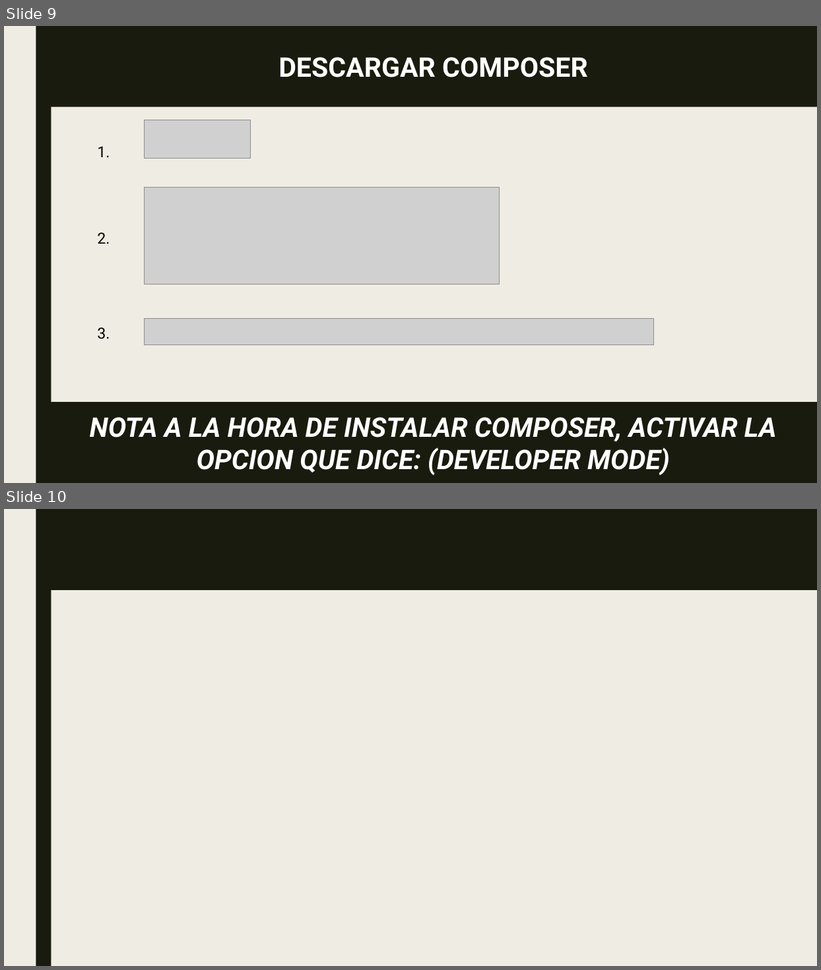
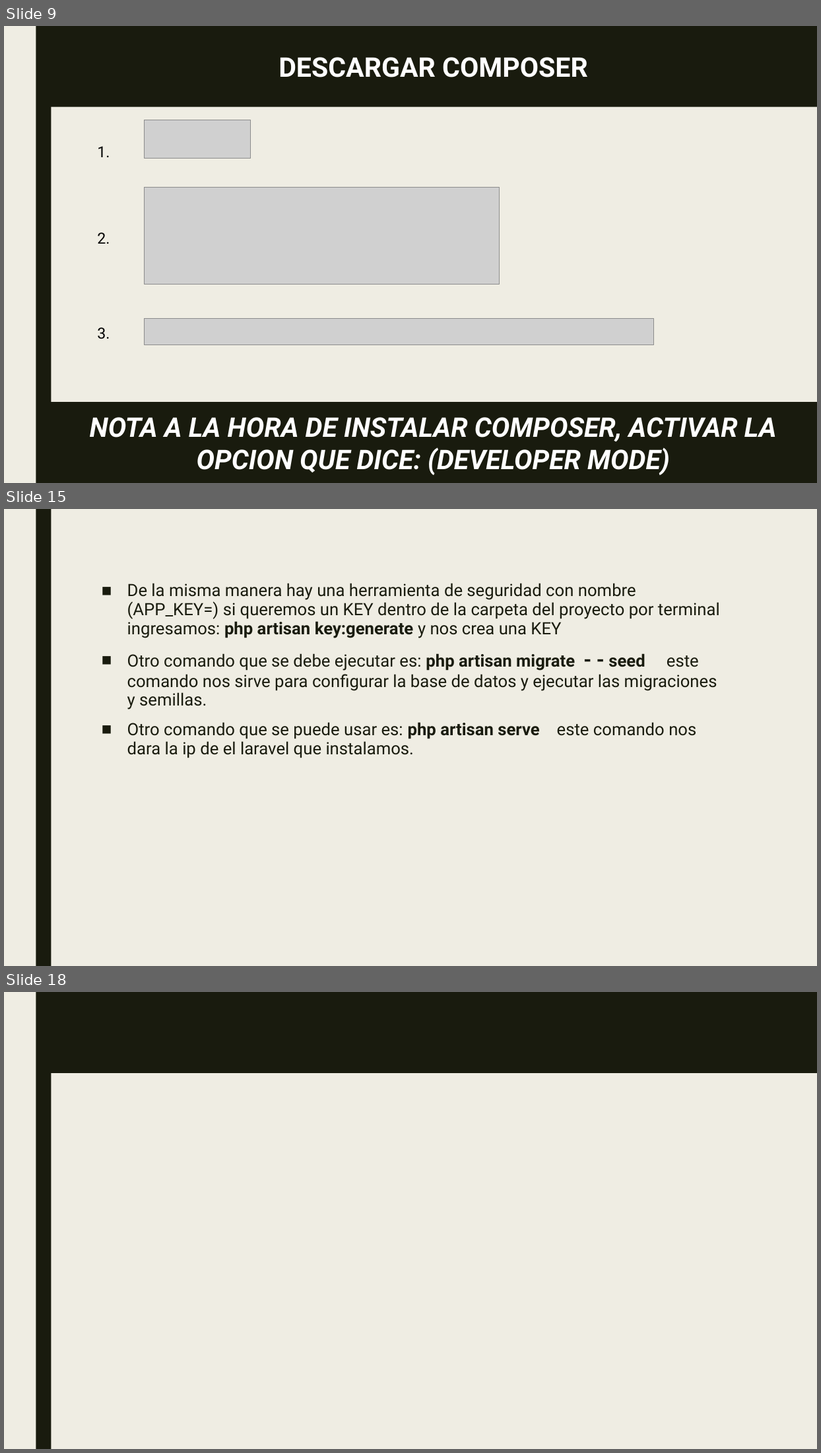
Before and after one commit to Jhonas0123/p-laravel, a slide deck: laravel.PPTX. Shown one above the other, each under a label of ours: slides 9 and 10 before the commit, slides 9, 15 and 18 after it; the slides between them are not shown. The pictures are 821x970 and 821x1453 pixels, drawn with LibreOffice and Linux fonts; fonts in the diff are those of the drawing; grey boxes stand for pictures. Boxes give left, top, right and bottom in pixels: in the first picture for what was removed or moved away, otherwise in the second. Text is boxed around its words. In the diff, an @@ line names an element or a change of style, - is before the commit and + after.

```diff
--- a/laravel.PPTX
+++ b/laravel.PPTX
@@ slide 15 added at bbox=[4, 509, 817, 966], background #EFEDE3; not listed: 1 template element that a slide beside it also shows @@
@@ text added at bbox=[127, 583, 720, 758], 20 pt, text #191B0E @@
+■ De la misma manera hay una herramienta de seguridad con nombre (APP_KEY=) si queremos un KEY dentro de la carpeta del proyecto por terminal ingresamos: php artisan key:generate y nos crea una KEY
+■ Otro comando que se debe ejecutar es: php artisan migrate - - seed este comando nos sirve para configurar la base de datos y ejecutar las migraciones y semillas.
+■ Otro comando que se puede usar es: php artisan serve este comando nos dara la ip de el laravel que instalamos.
@@ what was slide 10 is now slide 18 @@
```
Also in this commit, not shown: 8 other slides added.
